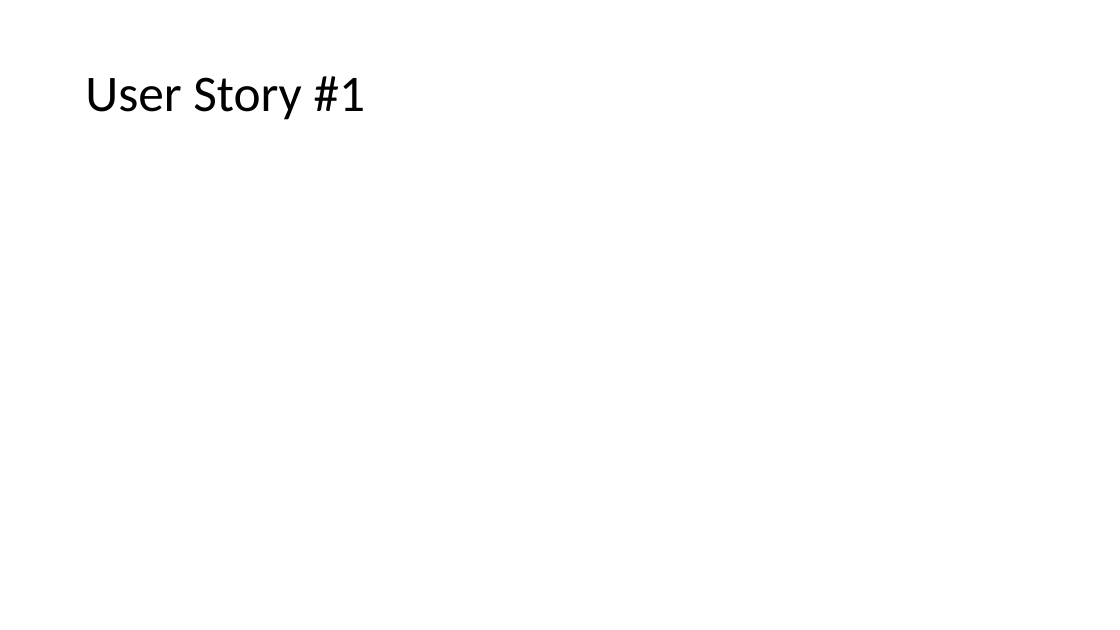
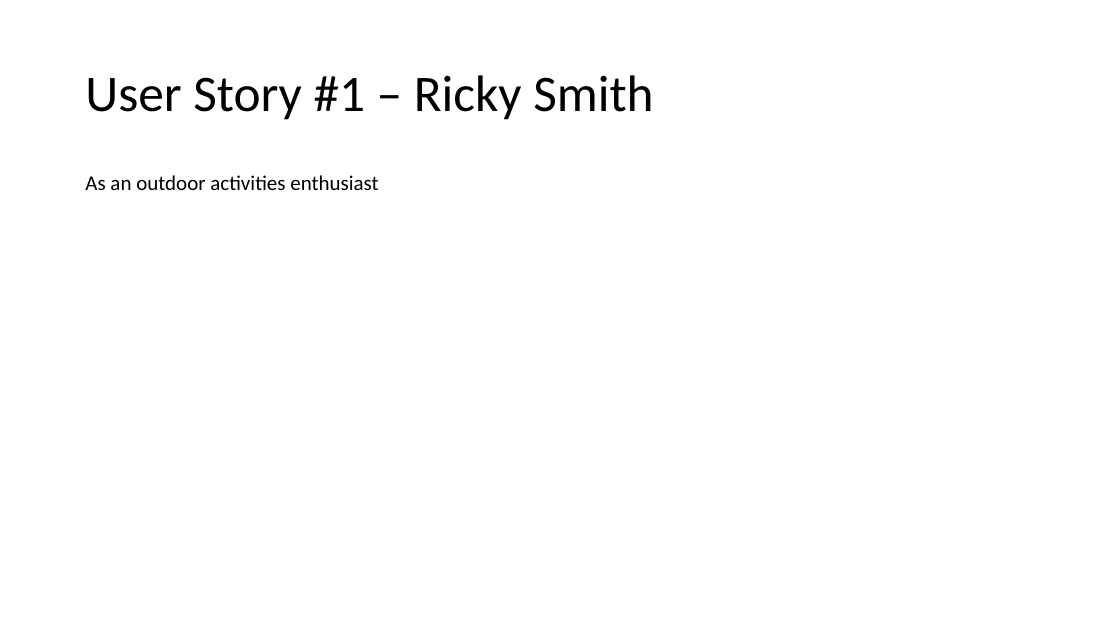
Before and after one commit to benkelly2/KV6002, a slide deck: slide 13 of KV6002_21 TOR Presentation.pptx. Drawn at 1120x630 pixels with LibreOffice and Linux fonts; fonts in the diff are those of the drawing. Boxes give left, top, right and bottom in pixels: in the first picture for what was removed or moved away, otherwise in the second. Text is boxed around its words. In the diff, an @@ line names an element or a change of style, - is before the commit and + after.

```diff
--- a/KV6002_21 TOR Presentation.pptx
+++ b/KV6002_21 TOR Presentation.pptx
@@ title at (85,75,653,120): text changed @@
-User Story #1
+User Story #1 – Ricky Smith
@@ text added at (85,175,378,190), 18 pt, text #000000 @@
+As an outdoor activities enthusiast
```
Also in this commit, not shown: 2 other slides changed.
